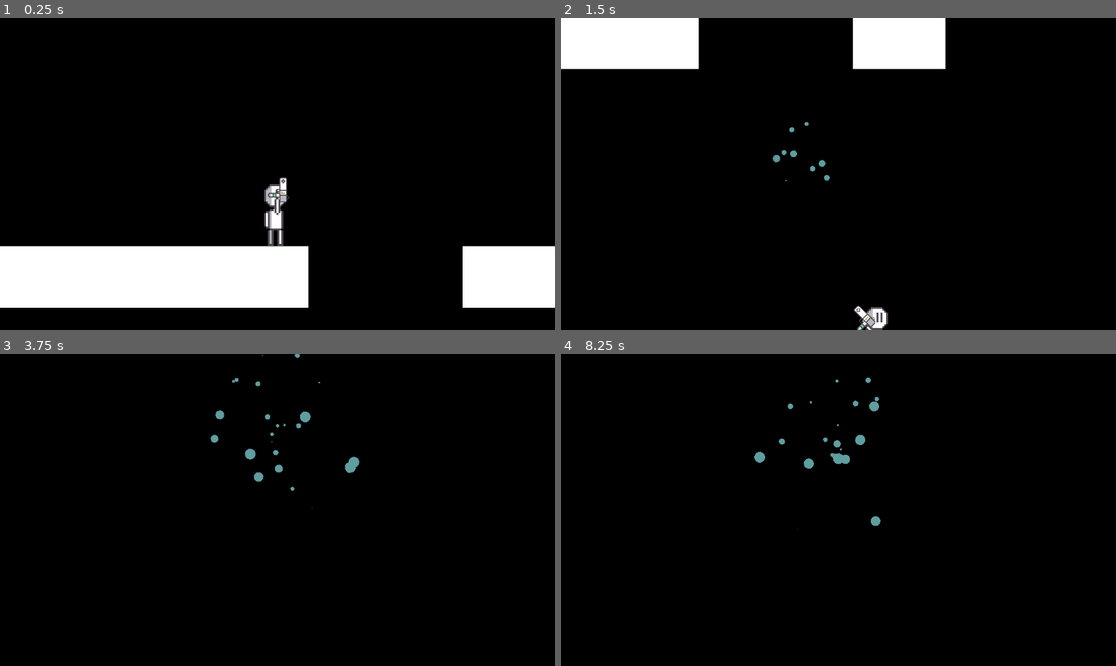
Above: before the commit, frames 1-4 (two rows, left to right).
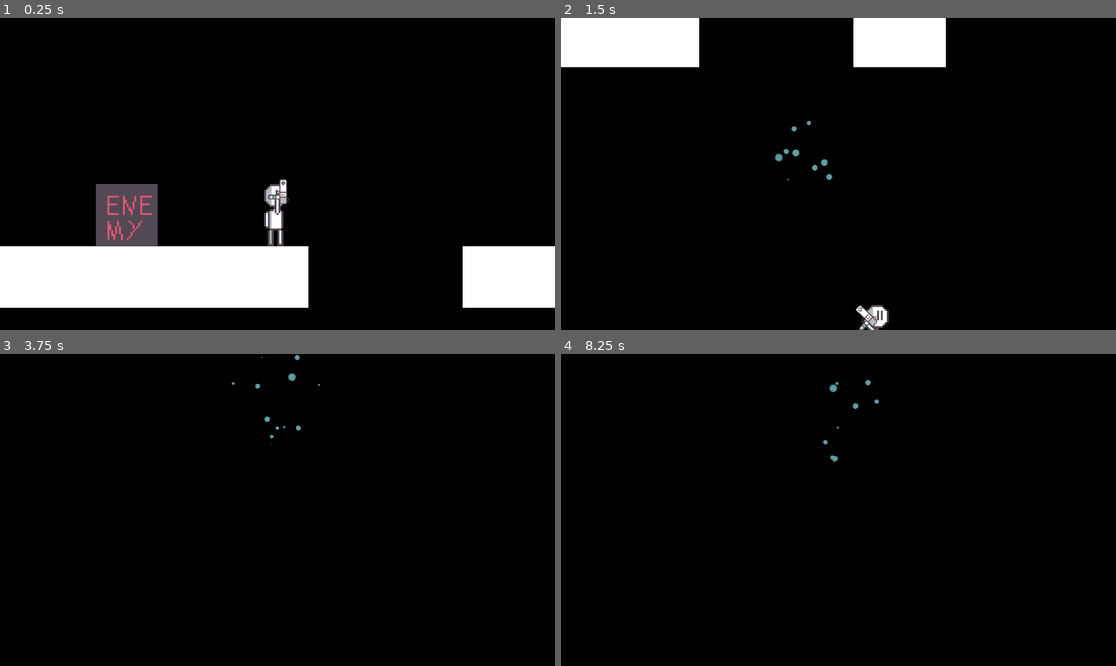
Above: after the commit, the same moments.

Repository: ShellShift/scaleshot
Game: Godot game, scene res://scenes/sandbox.tscn
Two runs of this game, one before a commit and one after it. Both use one fixed random seed, a clock stepped at 60 frames per second and the inputs below.
Inputs (mouse positions are in pixels of both pictures, inside the frame that each line leads up to):
- Up to frame 1 (0.25 s): no input
- Up to frame 2 (1.5 s): move the mouse to (960, 158) at 0.52 s; hold D (right) from 0.53 s (still down); tap Space (jump) at 0.6, 0.77, 1.07 s; move the mouse to (727, 189) at 1.27 s; click (727, 189) at 1.35 s
- Up to frame 3 (3.75 s): tap Space (jump) at 1.52, 1.55, 1.82, 2.3, 2.85, 3.02, 3.32, 3.5 s; tap Enter at 2 s; move the mouse to (333, 441) at 2.02 s; release D (right) at 2.03 s; hold A (left) 2.03-2.78 s; hold Right mouse button (shoot_alt) 2.03-2.78 s; move the mouse to (249, 572) at 2.77 s; hold D (right) from 2.78 s (still down); move the mouse to (444, 556) at 3.52 s; press the mouse at (444, 556) at 3.53 s
- Up to frame 4 (8.25 s): tap Space (jump) at 3.77, 3.8, 4.07, 4.52, 4.55, 4.82, 5, 5.1, 6.02, 6.05, 6.32, 6.5, 6.77, 6.8, 7.07, 7.35, 7.52, 7.82 s; tap Enter at 4.25, 5.75 s; move the mouse to (672, 463) at 4.27 s; release D (right) at 4.28 s; release the mouse at (672, 463) at 4.28 s; hold A (left) 4.28-5.03 s; right-click (672, 463) at 4.35 s; move the mouse to (866, 510) at 5.02 s; hold D (right) 5.03-5.78 s; move the mouse to (755, 432) at 5.77 s; hold A (left) 5.78-7.28 s; click (755, 432) at 5.85 s; move the mouse to (960, 494) at 6.52 s; hold Right mouse button (shoot_alt) 6.53-7.28 s; move the mouse to (727, 525) at 7.27 s; hold D (right) from 7.28 s (still down); move the mouse to (894, 441) at 8.02 s; press the mouse at (894, 441) at 8.03 s

The runs differ from the first frame. In frame 1, 2.3% of the frame differs, in the area x 17-53%, y 51-74%; in frame 2, 0.9%; in frame 3, 0.5%; in frame 4, 0.5%.

Commit message:
Base enemy, fix: player can't shoot up/down

Diff:
--- /dev/null
+++ b/prefabs/enemy.tscn
@@ -0,0 +1,47 @@
+[gd_scene load_steps=6 format=3 uid="uid://ckcvi56od42ev"]
+
+[ext_resource type="Script" path="res://scripts/enemy.gd" id="1_ro87f"]
+[ext_resource type="Texture2D" uid="uid://bgkv8bi0symig" path="res://graphics/sprites/enemy.png" id="1_shouh"]
+[ext_resource type="PackedScene" uid="uid://bi5q26obd5axc" path="res://prefabs/scalable.tscn" id="2_y6lj8"]
+
+[sub_resource type="RectangleShape2D" id="RectangleShape2D_wl80l"]
+size = Vector2(32, 31)
+
+[sub_resource type="RectangleShape2D" id="RectangleShape2D_cjnpx"]
+size = Vector2(32, 1)
+
+[node name="Enemy" type="CharacterBody2D"]
+script = ExtResource("1_ro87f")
+speed = 57.0
+speed_modifiers = Vector2(1.5, 2)
+leftTarget = -5.0
+rightTarget = 5.0
+
+[node name="Sprite" type="Sprite2D" parent="."]
+texture = ExtResource("1_shouh")
+
+[node name="CollisionShape" type="CollisionShape2D" parent="."]
+position = Vector2(0, 0.5)
+shape = SubResource("RectangleShape2D_wl80l")
+
+[node name="Head" type="Area2D" parent="."]
+collision_layer = 0
+collision_mask = 2
+
+[node name="CollisionShape" type="CollisionShape2D" parent="Head"]
+position = Vector2(0, -15.5)
+shape = SubResource("RectangleShape2D_cjnpx")
+
+[node name="Body" type="Area2D" parent="."]
+collision_layer = 0
+collision_mask = 2
+
+[node name="CollisionShape" type="CollisionShape2D" parent="Body"]
+position = Vector2(0, 0.5)
+shape = SubResource("RectangleShape2D_wl80l")
+
+[node name="Scalable" parent="." instance=ExtResource("2_y6lj8")]
+
+[connection signal="body_entered" from="Head" to="." method="_on_head_area_entered"]
+[connection signal="body_entered" from="Body" to="." method="_on_body_area_entered"]
+[connection signal="scaled" from="Scalable" to="." method="_on_scaled"]
--- /dev/null
+++ b/prefabs/particles/explosion.tscn
@@ -0,0 +1,27 @@
+[gd_scene load_steps=3 format=3 uid="uid://cs4nnrimo1k7r"]
+
+[ext_resource type="Texture2D" uid="uid://ddxpeskv6dt74" path="res://graphics/sprites/circle.png" id="1_4vgpd"]
+
+[sub_resource type="Curve" id="Curve_3dsx6"]
+_data = [Vector2(0, 1), 0.0, 0.0, 0, 0, Vector2(1, 0), 0.0, 0.0, 0, 0]
+point_count = 2
+
+[node name="Explosion" type="CPUParticles2D"]
+z_index = -1
+emitting = false
+amount = 25
+one_shot = true
+explosiveness = 1.0
+randomness = 1.0
+lifetime_randomness = 1.0
+texture = ExtResource("1_4vgpd")
+spread = 180.0
+gravity = Vector2(0, 0)
+initial_velocity_max = 250.0
+angular_velocity_min = -720.0
+angular_velocity_max = 720.0
+angle_min = -720.0
+angle_max = 720.0
+scale_amount_min = 0.5
+scale_amount_max = 0.5
+scale_amount_curve = SubResource("Curve_3dsx6")
--- a/prefabs/player.tscn
+++ b/prefabs/player.tscn
@@ -9,6 +9,7 @@
 size = Vector2(12, 32)
 
 [node name="Player" type="CharacterBody2D"]
+collision_layer = 2
 script = ExtResource("1_bpvcv")
 speed = 115.0
 jump_velocity = 150.0
--- a/prefabs/scalable.tscn
+++ b/prefabs/scalable.tscn
@@ -4,4 +4,5 @@
 
 [node name="Scalable" type="Node2D"]
 script = ExtResource("1_jll26")
+multiplier = 2.0
 time = 1.0
--- a/prefabs/scaler.tscn
+++ b/prefabs/scaler.tscn
@@ -18,11 +18,11 @@
 
 [node name="FirePoint" type="Sprite2D" parent="."]
 modulate = Color(0.372549, 0.619608, 0.627451, 1)
-position = Vector2(17.5, -3)
+position = Vector2(16.5, -3)
 scale = Vector2(0.05, 0.05)
 texture = ExtResource("2_e5qu6")
 
 [node name="Gun" type="Sprite2D" parent="."]
-position = Vector2(13, 0)
+position = Vector2(12, 0)
 scale = Vector2(0.5, 0.5)
 texture = ExtResource("3_i7qu7")
--- a/prefabs/scaler_bullet.tscn
+++ b/prefabs/scaler_bullet.tscn
@@ -7,6 +7,7 @@
 radius = 2.0
 
 [node name="ScalerBullet" type="RigidBody2D"]
+collision_layer = 0
 max_contacts_reported = 1
 contact_monitor = true
 script = ExtResource("1_g1ty8")
--- a/scenes/sandbox.tscn
+++ b/scenes/sandbox.tscn
@@ -1,9 +1,10 @@
-[gd_scene load_steps=6 format=3 uid="uid://py60dolkwny4"]
+[gd_scene load_steps=7 format=3 uid="uid://py60dolkwny4"]
 
 [ext_resource type="PackedScene" uid="uid://bvvc8whmt1b3" path="res://prefabs/player.tscn" id="1_2y8fg"]
 [ext_resource type="Script" path="res://scripts/camera.gd" id="1_tksrh"]
 [ext_resource type="Texture2D" uid="uid://eu8glqxb4fo" path="res://graphics/sprites/square.png" id="2_2aclb"]
 [ext_resource type="PackedScene" uid="uid://bi5q26obd5axc" path="res://prefabs/scalable.tscn" id="3_qvanu"]
+[ext_resource type="PackedScene" uid="uid://ckcvi56od42ev" path="res://prefabs/enemy.tscn" id="5_yoedx"]
 
 [sub_resource type="RectangleShape2D" id="RectangleShape2D_ssp7k"]
 size = Vector2(32, 32)
@@ -29,7 +30,6 @@
 shape = SubResource("RectangleShape2D_ssp7k")
 
 [node name="Scalable" parent="Floor" instance=ExtResource("3_qvanu")]
-multiplier = 2.0
 
 [node name="Floor2" type="StaticBody2D" parent="."]
 position = Vector2(120, 65)
@@ -42,4 +42,8 @@
 shape = SubResource("RectangleShape2D_ssp7k")
 
 [node name="Scalable" parent="Floor2" instance=ExtResource("3_qvanu")]
-multiplier = 2.0
+
+[node name="Enemy" parent="." instance=ExtResource("5_yoedx")]
+position = Vector2(-64, 0)
+leftTarget = -50.0
+rightTarget = 50.0
--- /dev/null
+++ b/scripts/enemy.gd
@@ -0,0 +1,49 @@
+extends CharacterBody2D
+
+@export var speed: float
+@export var speed_modifiers: Vector2
+@export var leftTarget: float
+@export var rightTarget: float
+@export var startGoingRight: bool
+@onready var scalable = $Scalable
+var start_speed: float
+var target: float
+
+func _ready():
+	start_speed = speed
+	rightTarget += position.x
+	leftTarget += position.x
+	target = rightTarget if startGoingRight else leftTarget
+
+const gravity = 980
+func _physics_process(delta):
+	if abs(position.x - target) < 1:
+		target = leftTarget if target == rightTarget else rightTarget
+	if position.y > 150:
+		die()
+	if not is_on_floor():
+		velocity.y += gravity * delta
+
+	var direction = -1 if target < position.x else 1
+	velocity.x = direction * speed
+	move_and_slide()
+
+func die():
+	Particles.spawn_particle("explosion", self)
+	Camera.shake()
+	queue_free()
+
+func _on_head_area_entered(body):
+	if body is Player:
+		die()
+
+func _on_body_area_entered(body):
+	if body is Player:
+		body.die()
+
+func _on_scaled(decrease):
+	var tween = create_tween()
+	var target_speed: float
+	if decrease: target_speed = start_speed * speed_modifiers.x
+	else: target_speed = start_speed / speed_modifiers.y
+	tween.tween_property(self, "speed", target_speed, scalable.time)
--- a/scripts/player.gd
+++ b/scripts/player.gd
@@ -1,4 +1,4 @@
-extends CharacterBody2D
+class_name Player extends CharacterBody2D
 
 @export var speed: float
 @export var jump_velocity: float
@@ -18,6 +18,7 @@
 	if Input.is_action_just_pressed("jump") and (is_on_floor() or coyote_timer < coyote_time):
 		jumping = true
 		Particles.spawn_particle("jump", self)
+		Camera.shake(0.05, 0.5)
 	if jumping and jump_timer < jump_time:
 		velocity.y = -jump_velocity
 		jump_timer += delta
@@ -35,3 +36,8 @@
 		$LeftArm.position.x = -6
 
 	move_and_slide()
+
+func die():
+	Particles.spawn_particle("explosion", self)
+	Camera.shake()
+	get_tree().reload_current_scene()
--- a/scripts/scalable.gd
+++ b/scripts/scalable.gd
@@ -1,4 +1,6 @@
 extends Node2D
+
+signal scaled(decrease)
 
 @export var multiplier: float
 @export var time: float
@@ -19,3 +21,4 @@
 	tween.tween_property($"..", "scale", new_scale, time) \
 		.set_ease(Tween.EASE_IN_OUT) \
 		.set_trans(Tween.TRANS_SINE)
+	scaled.emit(decrease)
Binary file added: graphics/aseprites/bulk.ase
Binary file added: graphics/sprites/bulk.png
Not shown, added: graphics/sprites/bulk.png.import
Binary file added: graphics/sprites/enemy.png
Not shown, added: graphics/sprites/enemy.png.import
